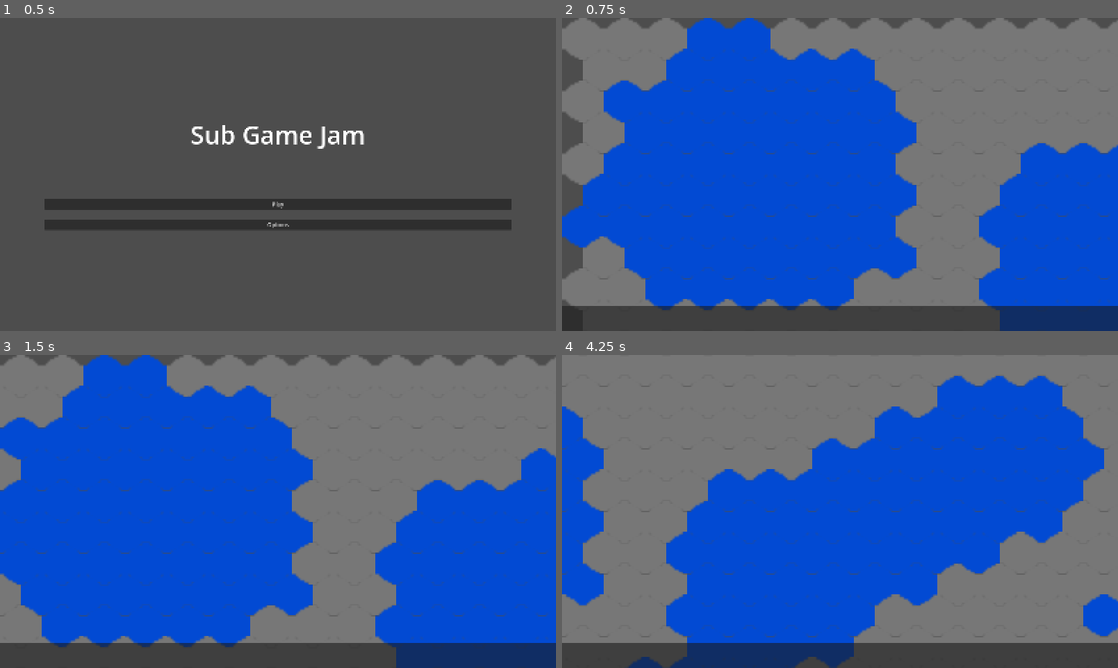
Above: before the commit, frames 1-4 (two rows, left to right).
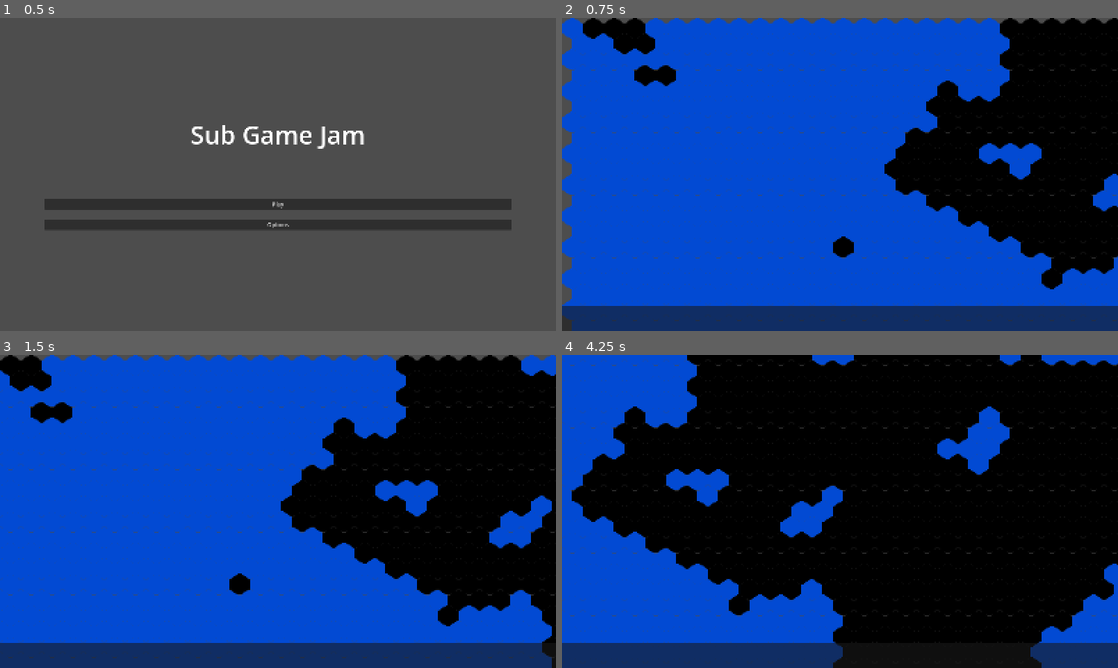
Above: after the commit, the same moments.

Repository: petervanderhook/subjam
Game: Godot game, scene res://scenes/scene_root.tscn
The game is run twice, just before and just after one commit, with the same random seed, the same clock (stepped at 60 frames per second) and the same inputs.
Inputs:
- Up to frame 1 (0.5 s): no input
- Up to frame 2 (0.75 s): click "Play" at 0.5 s
- Up to frame 3 (1.5 s): tap Enter at 1.25 s; hold D (right) from 1.28 s (still down)
- Up to frame 4 (4.25 s): release D (right) at 2.03 s; hold Down (down) 2.03-2.78 s; hold D (right) 2.78-3.53 s; hold W (up) from 3.53 s (still down)

Frame 1 is identical in both runs. In frame 2, 54% of the frame differs, in the area x 0-100%, y 0-100%; in frame 3, 53%; in frame 4, 87%.

Commit message:
Swapped to perlin noise on fixed seed

Diff:
--- a/scenes/Level.tscn
+++ b/scenes/Level.tscn
@@ -20,9 +20,24 @@
 tile_size = Vector2i(20, 20)
 sources/0 = SubResource("TileSetAtlasSource_k5jlv")
 
+[sub_resource type="FastNoiseLite" id="FastNoiseLite_k5jlv"]
+noise_type = 2
+seed = 42069
+frequency = 0.0022
+fractal_type = 2
+
+[sub_resource type="NoiseTexture2D" id="NoiseTexture2D_6vs76"]
+noise = SubResource("FastNoiseLite_k5jlv")
+
 [node name="Level" type="Node2D" unique_id=1153965306]
 script = ExtResource("1_uhqny")
 
 [node name="TileMapLayer" type="TileMapLayer" parent="." unique_id=679719408]
-scale = Vector2(6, 6)
+scale = Vector2(3, 3)
 tile_set = SubResource("TileSet_6vs76")
+
+[node name="TextureRect" type="TextureRect" parent="." unique_id=1813841139]
+visible = false
+offset_right = 40.0
+offset_bottom = 40.0
+texture = SubResource("NoiseTexture2D_6vs76")
--- a/scripts/camera.gd
+++ b/scripts/camera.gd
@@ -1,4 +1,5 @@
 extends Control
+
 
 
 
@@ -15,5 +16,5 @@
 	if Input.is_action_pressed("right"):
 		global_position.x += 10
 
-	#if Input.is_action_pressed("debug"):
-	#	print(get_parent().get_parent().get_child(0).get_child(0).cell_node.get_children().size())
+	if Input.is_action_just_pressed("debug"):
+		get_parent().load_level()
--- a/scripts/levelgen.gd
+++ b/scripts/levelgen.gd
@@ -19,8 +19,6 @@
 var grid = []
 
 func _ready():
-	init_grid()
-	generate_cave()
 	draw_map()
 	#print(grid)
 
@@ -28,44 +26,20 @@
 func _process(_delta):
 	pass
 
-func init_grid():
-	for x in range(WIDTH):
-		grid.append([])
-		for y in range(HEIGHT):
-			grid[x].append(randf() < 0.45)
 
 
-func generate_cave():
-	for i in range(4):
-		var new_grid = grid.duplicate(true)
-		for x in range(WIDTH):
-			for y in range(HEIGHT):
-				var wall_count = get_neighbour(x, y)
-				if grid[x][y]:
-					new_grid[x][y] = wall_count > 3
-				else:
-					new_grid[x][y] = wall_count > 4
-		grid = new_grid
+func draw_map():
+	var noise = FastNoiseLite.new()
+	noise.seed = 42069
+	noise.noise_type = FastNoiseLite.TYPE_CELLULAR
+	noise.frequency = 0.05
+	noise.fractal_type = FastNoiseLite.FRACTAL_RIDGED
 
-func get_neighbour(x, y):
-	var count = 0
-	for i in range(-1, 2):
-		for j in range(-1, 2):
-			if (i == 0) and (j == 0):
-				continue
-			var new_x = x + i
-			var new_y = y + j
-			if (new_x < 0) or (new_x >= WIDTH) or (new_y < 0) or (new_y >= HEIGHT):
-				count += 1
-			elif grid[new_x][new_y]:
-				count += 1
-
-	return count
-
-func draw_map():
 	for x in range(WIDTH):
 		for y in range(HEIGHT):
-			if grid[x][y]:
-				cell_node.set_cell(Vector2i(x, y), 0, gray_tile)
-			elif not grid[x][y]:
-				cell_node.set_cell(Vector2i(x, y), 0, blue_tile)
+			var noise_value = noise.get_noise_2d(x, y) + 0.5
+			var tile_pos = Vector2i(x, y)
+			if noise_value < 0.3:
+				cell_node.set_cell(tile_pos, 0, black_tile)
+			else:
+				cell_node.set_cell(tile_pos, 0, blue_tile)
--- a/scripts/root.gd
+++ b/scripts/root.gd
@@ -14,13 +14,17 @@
 
 
 func load_level():
+	level_scene = preload("res://scenes/Level.tscn")
+	if level_node.get_children().size() > 0:
+		level_node.get_child(0).queue_free()
+	ui_node.clear_ui()
 	var level = level_scene.instantiate()
 	level_node.add_child(level)
+	ui_node.show_game_panel()
+	print("regen level")
 
 
 func _on_play_pressed() -> void:
-	ui_node.clear_ui()
-	ui_node.show_game_panel()
 	load_level()
 
 
